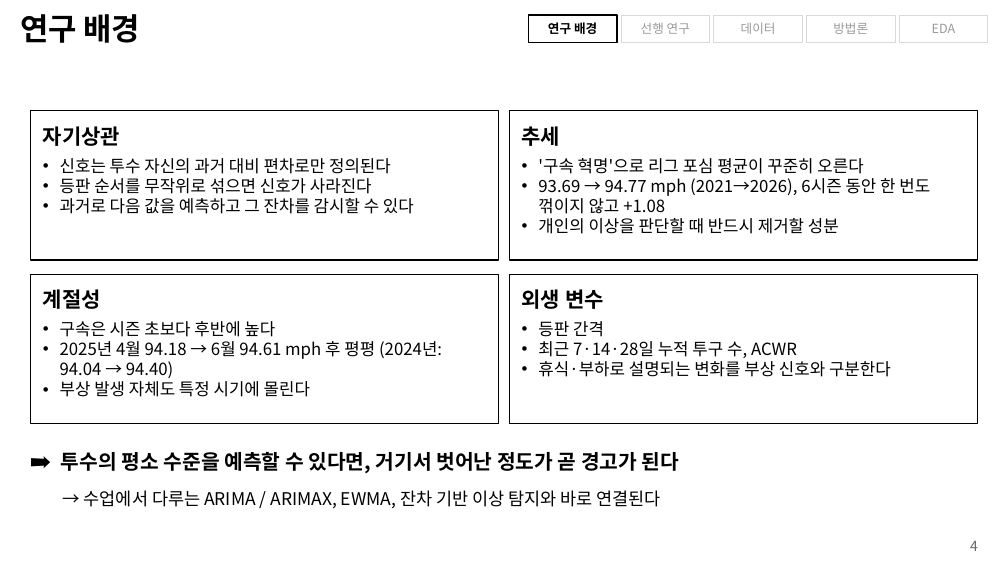
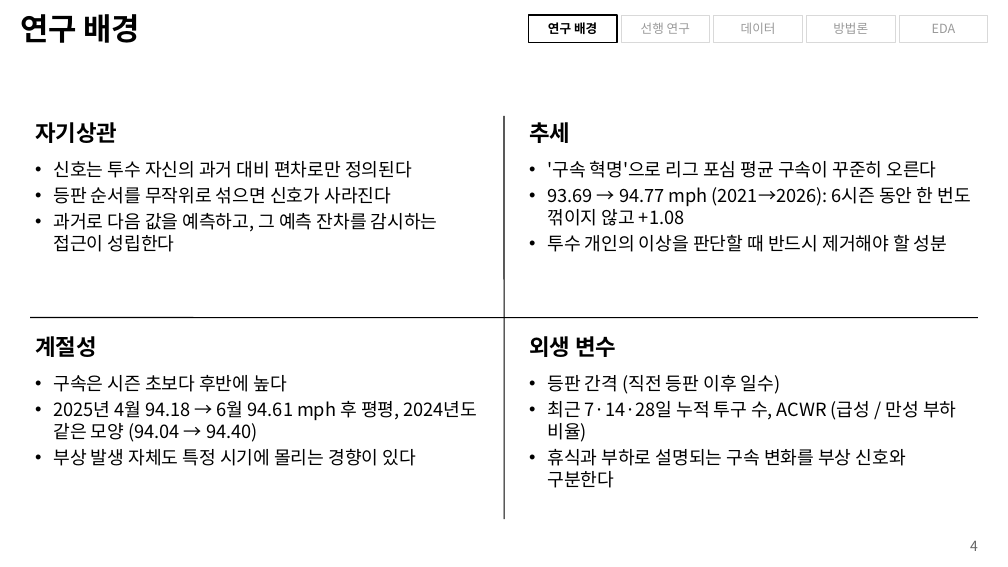
Before and after one commit to chirisjmmm/timeseries, a slide deck: slide 4 of presentation/투수부상_조기경보_제안발표_KO.pptx. Drawn at 1008x567 pixels with LibreOffice and Linux fonts; fonts in the diff are those of the drawing; background and template pictures are left out. Boxes give left, top, right and bottom in pixels: in the first picture for what was removed or moved away, otherwise in the second. Text is boxed around its words. In the diff, an @@ line names an element or a change of style, - is before the commit and + after.

```diff
--- a/presentation/투수부상_조기경보_제안발표_KO.pptx
+++ b/presentation/투수부상_조기경보_제안발표_KO.pptx
@@ text "자기상관" moved from (x1=30, y1=111, x2=499, y2=260) to (x1=35, y1=122, x2=438, y2=252) @@
@@ line added from (504, 116) to (504, 519), #000000 0.75 pt @@
@@ text "추세" moved from (x1=509, y1=111, x2=978, y2=260) to (x1=529, y1=122, x2=970, y2=252) @@
@@ text at (x1=35, y1=122, x2=412, y2=204): size 15 to 16 pt in "자기상관"; size 12 to 13 pt in "신호는 투수 자신의 과거 대비 편차로만 정의된다", "등판 순서를 무작위로 섞으면 신호가 사라진다"; indent changed; more space between paragraphs @@
@@ text at (x1=529, y1=122, x2=570, y2=143): size 15 to 16 pt in "추세" @@
@@ text at (x1=547, y1=160, x2=970, y2=252): text changed; size 12 to 13 pt @@
-• '구속 혁명'으로 리그 포심 평균이 꾸준히 오른다
-• 93.69 → 94.77 mph (2021→2026), 6시즌 동안 한 번도 꺾이지 않고 +1.08
-• 개인의 이상을 판단할 때 반드시 제거할 성분
+• '구속 혁명'으로 리그 포심 평균 구속이 꾸준히 오른다
+• 93.69 → 94.77 mph (2021→2026): 6시즌 동안 한 번도 꺾이지 않고 +1.08
+• 투수 개인의 이상을 판단할 때 반드시 제거해야 할 성분
@@ text at (x1=53, y1=213, x2=438, y2=252): text changed; size 12 to 13 pt @@
-• 과거로 다음 값을 예측하고 그 잔차를 감시할 수 있다
+• 과거로 다음 값을 예측하고, 그 예측 잔차를 감시하는 접근이 성립한다
@@ line added from (30, 318) to (978, 318), #000000 0.75 pt @@
@@ text at (x1=35, y1=336, x2=286, y2=392): size 15 to 16 pt in "계절성"; size 12 to 13 pt in "구속은 시즌 초보다 후반에 높다"; indent changed; more space between paragraphs @@
@@ text "계절성" moved from (x1=30, y1=274, x2=499, y2=423) to (x1=35, y1=336, x2=477, y2=466) @@
@@ outline #000000 0.75 pt to none in 4 elements at (x1=529, y1=122, x2=970, y2=252), (x1=35, y1=122, x2=438, y2=252), (x1=35, y1=336, x2=477, y2=466), (x1=529, y1=336, x2=956, y2=488) @@
@@ text at (x1=529, y1=336, x2=616, y2=357): size 15 to 16 pt in "외생 변수" @@
@@ text "외생 변수" moved from (x1=509, y1=274, x2=978, y2=423) to (x1=529, y1=336, x2=956, y2=488) @@
@@ text at (x1=547, y1=375, x2=956, y2=488): text changed; size 12 to 13 pt @@
-• 등판 간격
-• 최근 7·14·28일 누적 투구 수, ACWR
-• 휴식·부하로 설명되는 변화를 부상 신호와 구분한다
+• 등판 간격 (직전 등판 이후 일수)
+• 최근 7·14·28일 누적 투구 수, ACWR (급성 / 만성 부하 비율)
+• 휴식과 부하로 설명되는 구속 변화를 부상 신호와 구분한다
@@ text at (x1=53, y1=401, x2=477, y2=466): text changed; size 12 to 13 pt @@
-• 2025년 4월 94.18 → 6월 94.61 mph 후 평평 (2024년: 94.04 → 94.40)
-• 부상 발생 자체도 특정 시기에 몰린다
+• 2025년 4월 94.18 → 6월 94.61 mph 후 평평, 2024년도 같은 모양 (94.04 → 94.40)
+• 부상 발생 자체도 특정 시기에 몰리는 경향이 있다
@@ text removed at (x1=61, y1=452, x2=679, y2=473) @@
-➡ 투수의 평소 수준을 예측할 수 있다면, 거기서 벗어난 정도가 곧 경고가 된다
@@ text removed at (x1=84, y1=490, x2=660, y2=508) @@
-→ 수업에서 다루는 ARIMA / ARIMAX, EWMA, 잔차 기반 이상 탐지와 바로 연결된다
```
Also in this commit, not shown: 16 other slides changed, 1 slide added, 16 other files.
